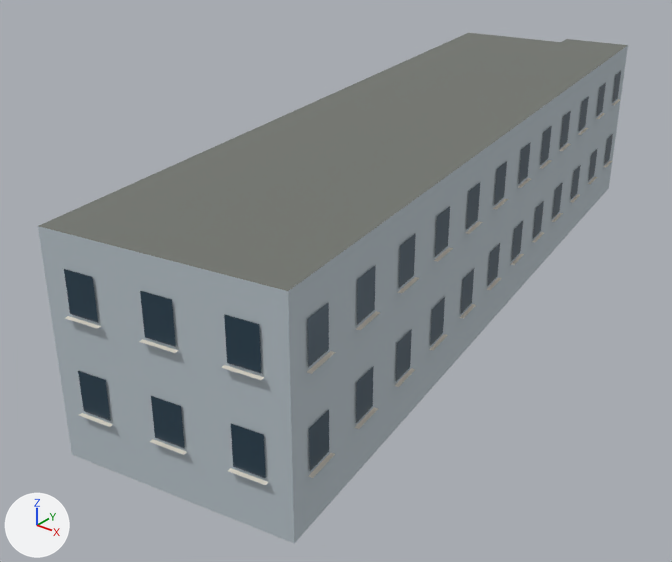
A saved change to the glTF model examples/sf-city/assets/models/city/buildings/sf-building-201006.0010868/f.gltf.
The view is the same before and after, from a camera (50 mm lens) standing at (23.2, -41.4, 19.2) and looking at (-1.7, -10.4, -0.1). The lights are fixed; the arrows at lower left show +X, +Y and +Z. The first picture is the older version. Where no turn or scale is listed for an object, it has been applied to the vertices. Vertices at exactly the same position are counted once.

Names of what the first picture shows: 'Footprint 0', 'Inferred window bays', 'Window sills'.
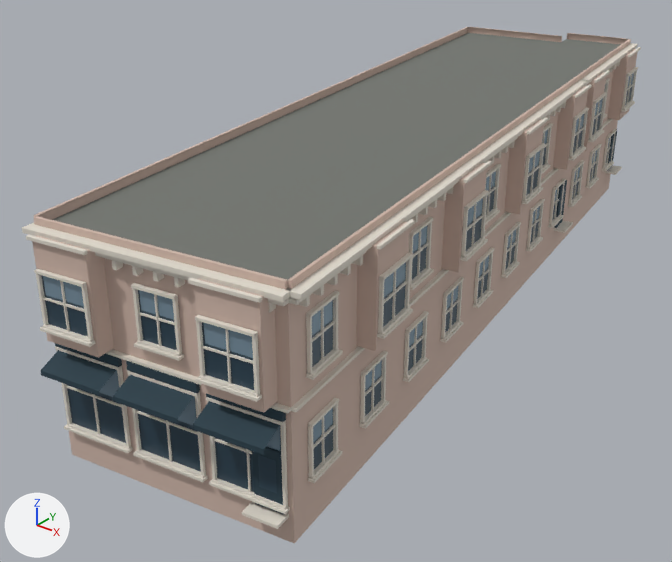
Where the change shows, as pixel boxes [x1, y1, x2, y2] in the pictures (672 x 562 px):
'Inferred window bays', reshaped, recoloured (16% taller): before [64, 71, 621, 478]; after [56, 69, 618, 543]
'Cornices and window frames', added: after [22, 43, 641, 529]
'Facade bay volumes', added: after [32, 27, 637, 413]
'Inset glazing', added: after [41, 77, 634, 493]
'Storefronts and doors', added: after [41, 129, 617, 515]
'Sky reflection panels', added: after [43, 73, 634, 451]
'Window sills', deleted: before [65, 99, 620, 485]
part 1 of me_footprint_0, deleted: before [38, 46, 628, 543]

The edits, one by one:
Material 'SF stucco / painted timber' (mat_sf_stucco___painted_timber) is new.
Its base color is (0.638, 0.479, 0.407) (beige #d1b8ab).
Its roughness is 0.85.
Material 'Shopfront paint' (mat_shopfront_paint) is new.
Its base color is (0.0194, 0.0482, 0.0685) (dark blue #263e4a).
Its roughness is 0.85.
Material 'Glazing sky reflection' (mat_glazing_sky_reflection) is new.
Its base color is (0.22, 0.323, 0.407) (greyish blue #819aab).
Its metallic is 0.2.
Its roughness is 0.24.
me_footprint_0 is used by ob_footprint_0; location (0.0, 0.0, 0.0).
me_footprint_0 had 14 vertices, 24 faces and spanned x -7.6..7.7, y -25.7..13.0, z -1.3..7.7.
me_footprint_0 now has 14 vertices, 10 faces and spans x -7.6..7.7, y -25.7..13.0, z -1.3..7.7.
Part 1, on me_footprint_0:
14 faces are deleted.
me_footprint_0 no longer uses material mat_inferred_stucco_facade (light grey #b8c3ca).
me_inferred_window_bays is used by ob_inferred_window_bays; location (0.0, 0.0, 0.0).
me_inferred_window_bays had 248 vertices, 124 faces and spanned x -7.5..7.6, y -25.6..12.8, z 0.9..6.4.
me_inferred_window_bays no longer uses material mat_window_glass_approximation (dark blue #314959).
me_inferred_window_bays now has 14 vertices, 14 faces and spans x -7.6..7.7, y -25.7..13.0, z -1.3..7.7.
me_inferred_window_bays part 2: the whole mesh is rebuilt.
me_inferred_window_bays gains material mat_sf_stucco___painted_timber (beige #d1b8ab).
Mesh me_storefronts_and_doors is new.
It has 66 vertices, 60 faces and spans x -1.5..7.6, y -26.7..12.7, z -0.2..3.7.
It uses material mat_shopfront_paint (dark blue #263e4a).
Mesh me_sky_reflection_panels is new.
It has 112 vertices, 56 faces and spans x -1.3..7.7, y -26.3..12.2, z 1.9..6.4.
It uses material mat_glazing_sky_reflection (greyish blue #819aab).
Mesh me_cornices_and_window_frames is new.
It has 2124 vertices, 2184 faces and spans x -1.9..8.2, y -26.6..13.2, z -0.3..7.8.
It uses material mat_painted_trim (light grey #e2dcd0).
Mesh me_inset_glazing is new.
It has 220 vertices, 110 faces and spans x -7.4..7.8, y -26.3..12.8, z 0.2..6.5.
It uses material mat_window_glass_approximation (dark blue #314959).
Mesh me_facade_bay_volumes is new.
It has 102 vertices, 112 faces and spans x -7.7..7.8, y -26.3..13.1, z 3.9..8.0.
It uses material mat_sf_stucco___painted_timber (beige #d1b8ab).
Object 'Window sills' (ob_window_sills) is deleted.
Object 'Storefronts and doors' (ob_storefronts_and_doors) is new; it shows me_storefronts_and_doors.
Its location is (0.0, 0.0, 0.0).
Object 'Sky reflection panels' (ob_sky_reflection_panels) is new; it shows me_sky_reflection_panels.
Its location is (0.0, 0.0, 0.0).
Object 'Cornices and window frames' (ob_cornices_and_window_frames) is new; it shows me_cornices_and_window_frames.
Its location is (0.0, 0.0, 0.0).
Object 'Inset glazing' (ob_inset_glazing) is new; it shows me_inset_glazing.
Its location is (0.0, 0.0, 0.0).
Object 'Facade bay volumes' (ob_facade_bay_volumes) is new; it shows me_facade_bay_volumes.
Its location is (0.0, 0.0, 0.0).
